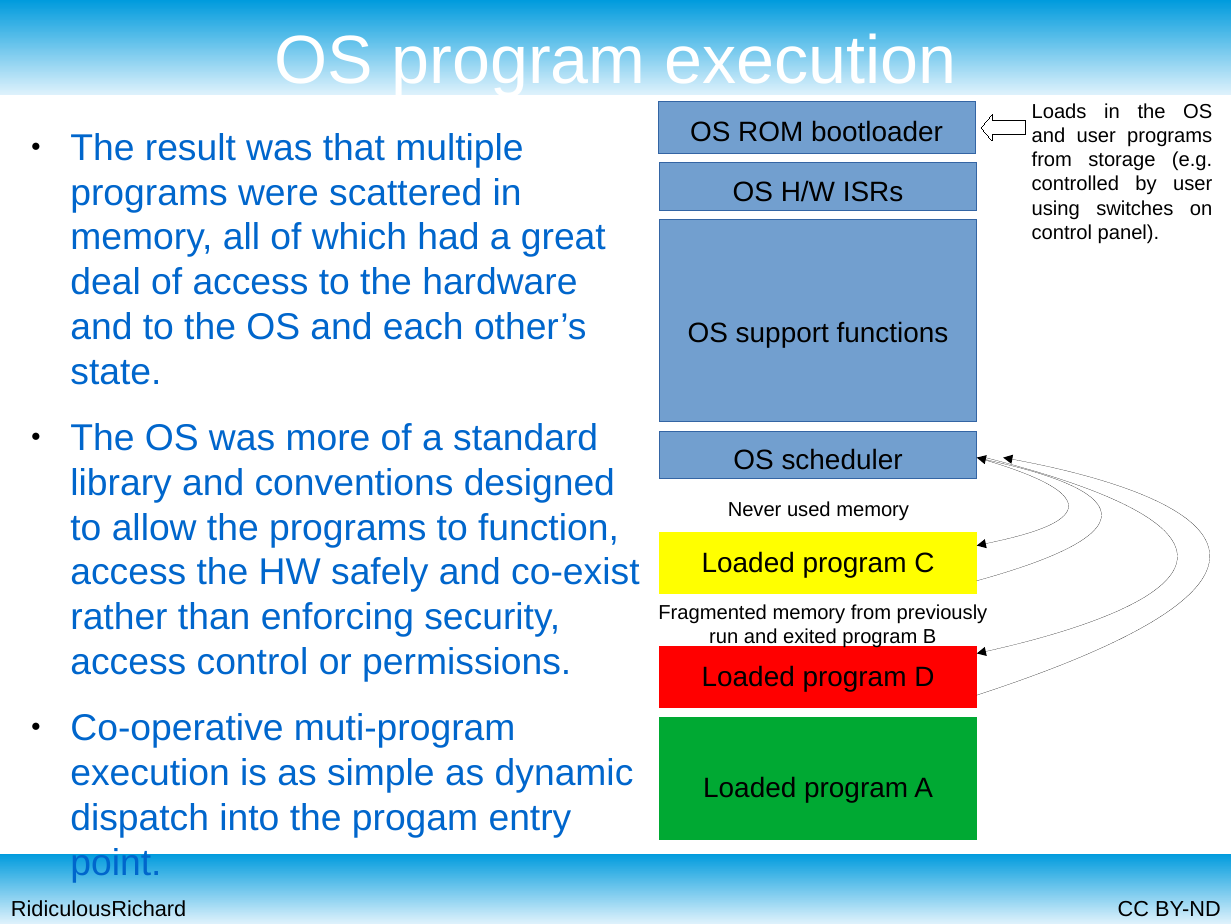
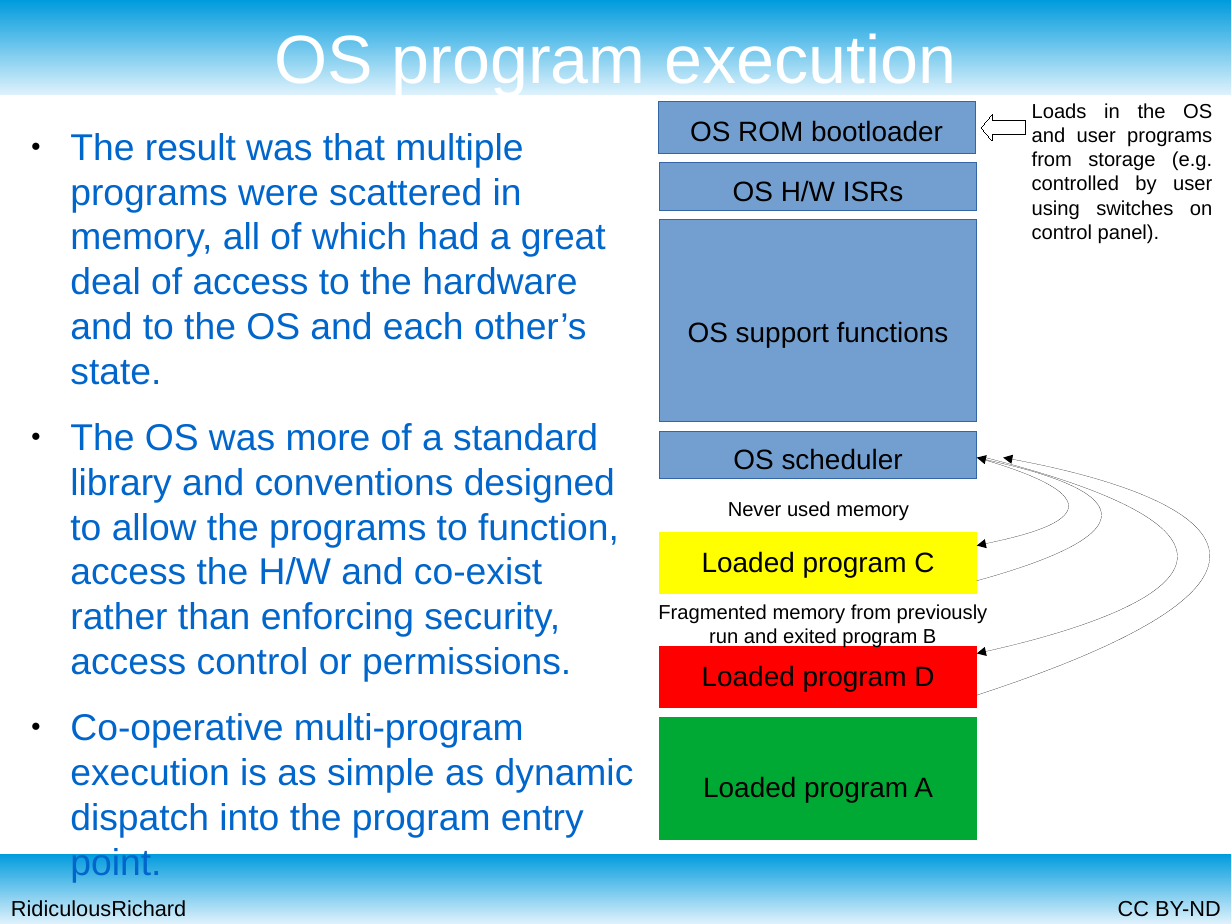
Before and after one commit to RidiculousRichard/presentations, a slide deck: slide 7 of Retro OS.odp. Drawn at 1232x924 pixels with LibreOffice and Linux fonts; fonts in the diff are those of the drawing. Boxes give left, top, right and bottom in pixels: in the first picture for what was removed or moved away, otherwise in the second. Text is boxed around its words. In the diff, an @@ line names an element or a change of style, - is before the commit and + after.

Commit message:
Updated with minor typo fixes and inter-program communication techniques

```diff
--- a/Retro OS.odp
+++ b/Retro OS.odp
@@ text at [70,423,634,838]: text changed @@
-● The OS was more of a standard library and conventions designed to allow the programs to function, access the HW safely and co-exist rather than enforcing security, access control or permissions.
-● Co-operative muti-program execution is as simple as dynamic dispatch into the progam entry point.
+● The OS was more of a standard library and conventions designed to allow the programs to function, access the H/W and co-exist rather than enforcing security, access control or permissions.
+● Co-operative multi-program execution is as simple as dynamic dispatch into the program entry point.
```
Also in this commit, not shown: 9 other slides changed, 1 slide added.
